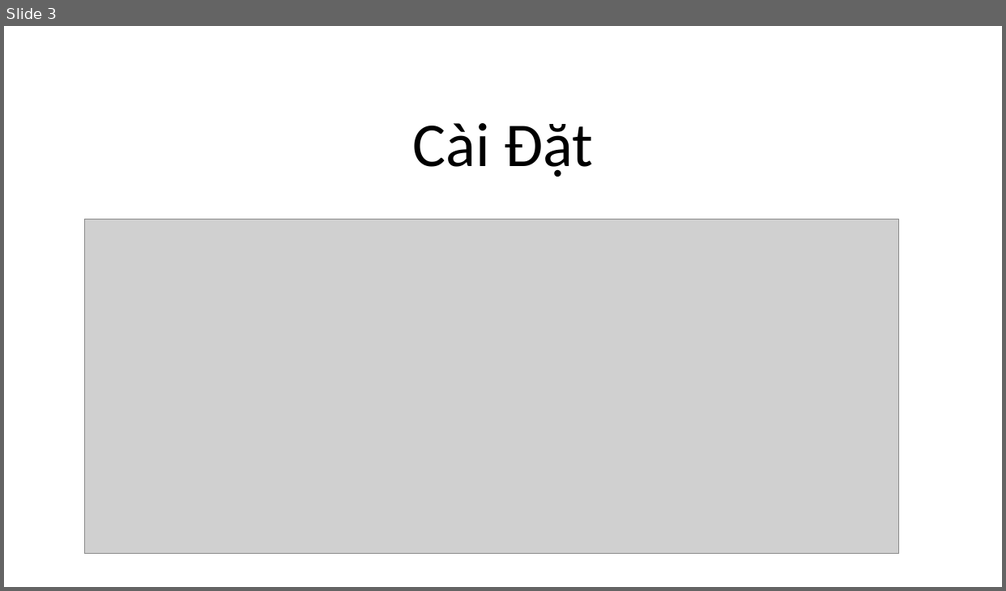
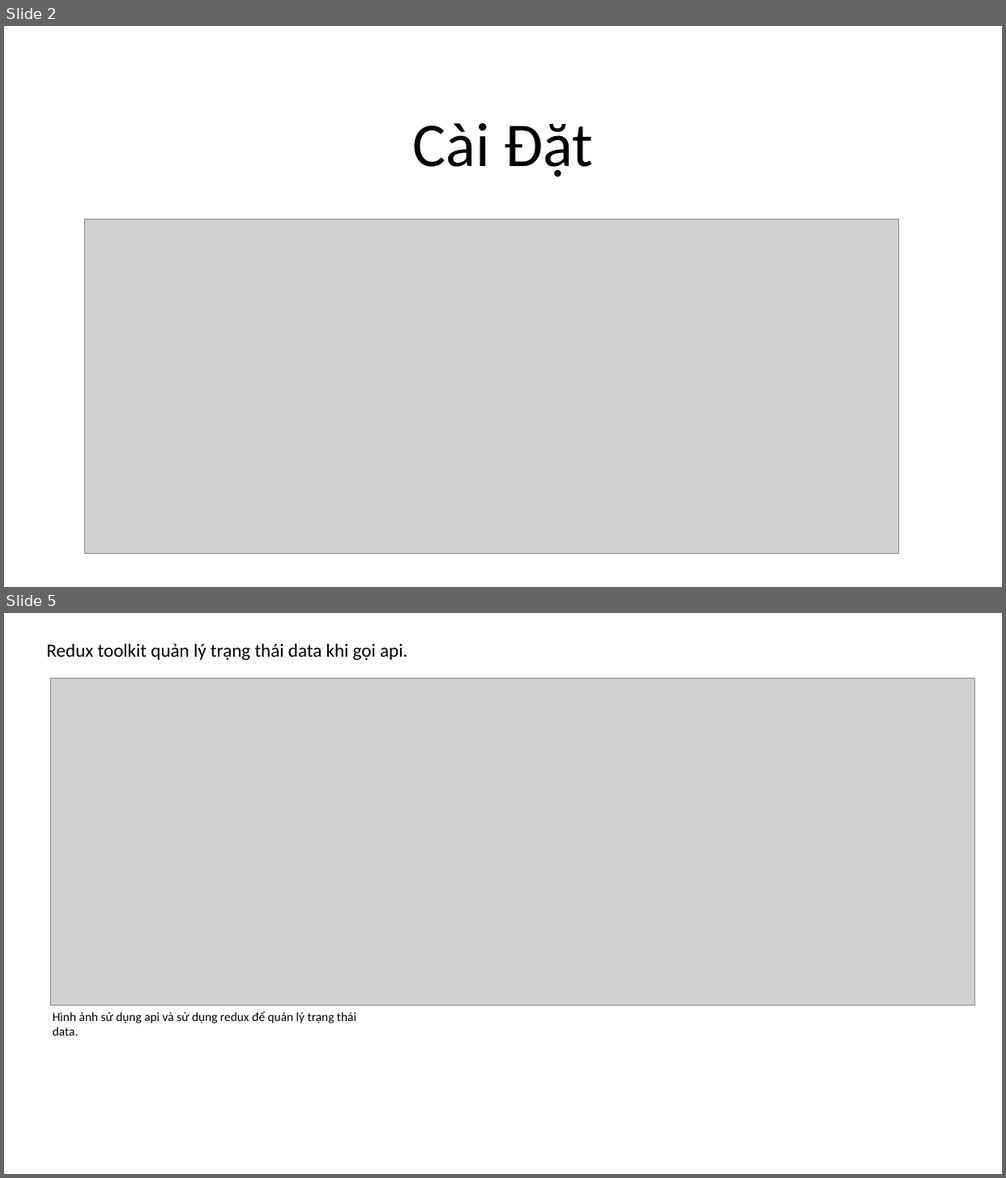
Before and after one commit to petertranhoanglinh/myoffice_demo, a slide deck: dos/React.pptx. Shown one above the other, each under a label of ours: slide 3 before the commit, slides 2 and 5 after it; the slides between them are not shown. The pictures are 1006x591 and 1006x1178 pixels, drawn with LibreOffice and Linux fonts; fonts in the diff are those of the drawing; grey boxes stand for pictures. Boxes give left, top, right and bottom in pixels: in the first picture for what was removed or moved away, otherwise in the second. Text is boxed around its words. In the diff, an @@ line names an element or a change of style, - is before the commit and + after.

```diff
--- a/dos/React.pptx
+++ b/dos/React.pptx
@@ slide 5 added at (4, 613, 1002, 1174), background #FFFFFF @@
@@ title added at (47, 644, 407, 660), 18 pt, text #000000 @@
+Redux toolkit quản lý trạng thái data khi gọi api.
@@ picture added at (50, 678, 975, 1005) @@
@@ text added at (53, 1012, 356, 1036), 12 pt, text #000000 @@
+Hình ảnh sử dụng api và sử dụng redux để quản lý trạng thái data.
@@ what was slide 3 is now slide 2 @@
```
Also in this commit, not shown: 1 slide changed, 7 other slides added, 14 slides removed, 5 other files.
